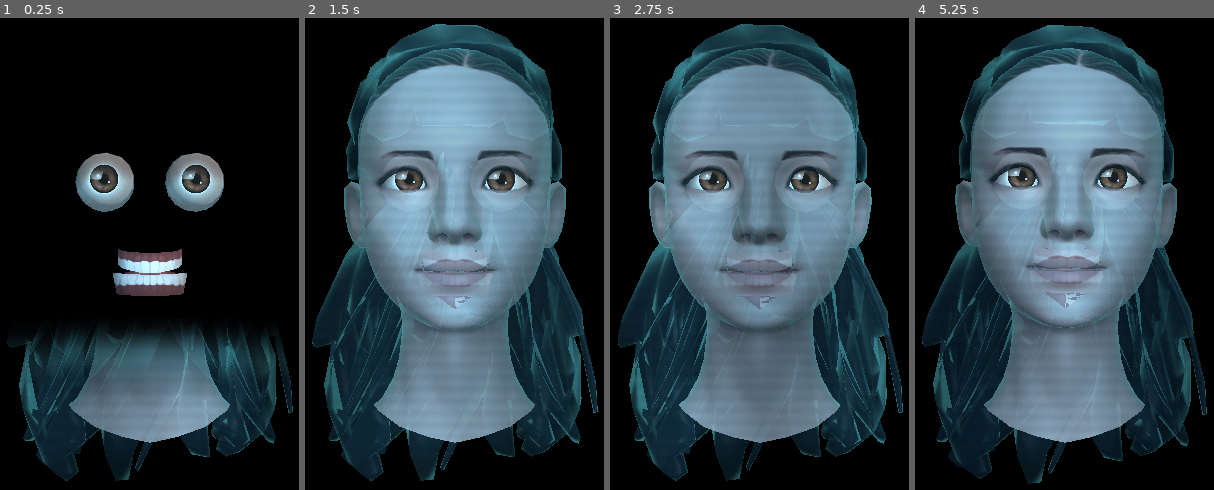
Above: before the commit, frames 1-4 (left to right).
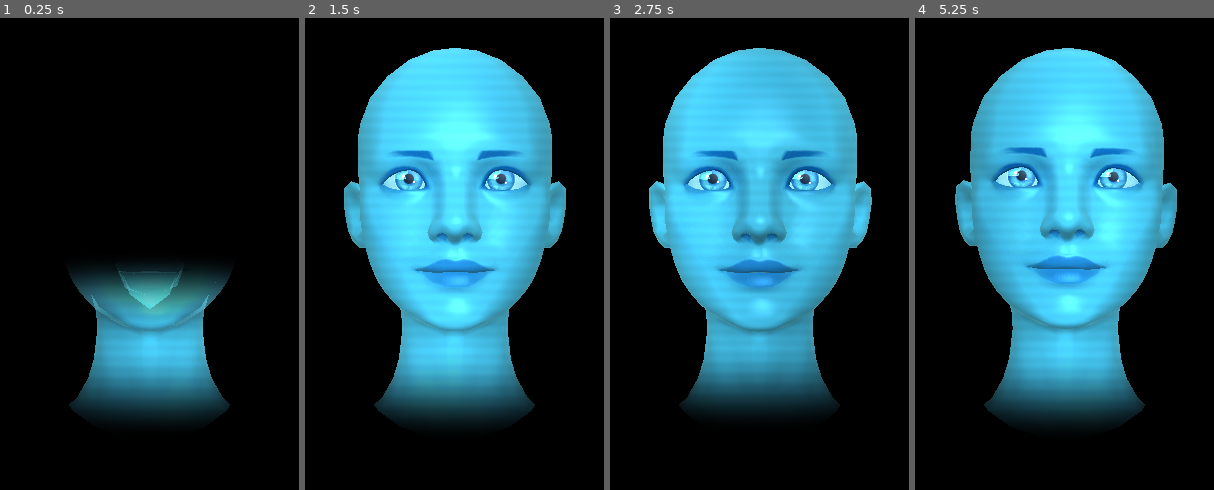
Above: after the commit, the same moments.

Repository: tteuwxsw/gideon
Game: Godot game, scene res://scenes/avatar.tscn
Same seed, same stepped clock (60 frames per second), same inputs: the game is played once before the commit and once after it.
Inputs:
- Up to frame 1 (0.25 s): no input
- Up to frame 2 (1.5 s): tap Enter at 1.25 s
- Up to frame 3 (2.75 s): tap Space at 2 s
- Up to frame 4 (5.25 s): tap Enter at 3.5 s; tap Space at 5 s

The runs differ from the first frame. In frame 1, 31% of the frame differs, in the area x 2-98%, y 28-99%; in frame 2, 66%, in the area x 2-98%, y 1-99%; in frame 3, 66%; in frame 4, 66%.

Commit message:
feat(avatar): visual holografico STAR Labs em 2 passagens sem artefatos de Z-buffer

Diff:
--- a/gideon_avatar/scripts/avatar_controller.gd
+++ b/gideon_avatar/scripts/avatar_controller.gd
@@ -25,11 +25,13 @@
 # Malhas faciais, materiais holográficos e esqueleto anatômico
 var _malhas_faciais: Array[MeshInstance3D] = []
 var _materiais_holograma: Array[ShaderMaterial] = []
+var _malha_cabelo: MeshInstance3D = null
 var _pivo_cabeca: Node3D = null
 var _esqueleto: Skeleton3D = null
 var _ossos_idx: Dictionary = {}
 var _ossos_rest: Dictionary = {}
 var _shader_holograma: Shader = preload("res://shaders/holograma.gdshader")
+var _shader_fade: Shader = preload("res://shaders/holograma_fade.gdshader")
 
 # Governador de desempenho (RX 580 8GB: 60 FPS ativo, 30 FPS em repouso, 10 FPS oculto)
 var _fps_ativo: int = 60
@@ -211,12 +213,16 @@
 
     if no is MeshInstance3D:
         var nome_no = no.name
-        # Oculta óculos, roupa e parte inferior; o busto termina em fade volumétrico no pescoço/ombros
-        if nome_no in ["Wolf3D_Glasses", "Wolf3D_Outfit_Bottom", "Wolf3D_Outfit_Footwear", "Wolf3D_Outfit_Top"]:
+        # Na série The Flash (STAR Labs Time Vault), a Gideon é um busto holográfico feminino
+        # esculpido em luz ciano pura (sem óculos, sem camiseta e sem mechas poligonais sobre a testa).
+        if nome_no in ["Wolf3D_Glasses", "Wolf3D_Body", "Wolf3D_Outfit_Bottom", "Wolf3D_Outfit_Footwear", "Wolf3D_Outfit_Top"]:
+            no.visible = false
+        elif nome_no == "Wolf3D_Hair":
+            _malha_cabelo = no
+            _aplicar_material_holografico(no)
             no.visible = false
         else:
-            if nome_no not in ["EyeLeft", "EyeRight", "Wolf3D_Teeth"]:
-                _aplicar_material_holografico(no)
+            _aplicar_material_holografico(no)
             if no.get_blend_shape_count() > 0:
                 _malhas_faciais.append(no)
 
@@ -228,35 +234,53 @@
     if not malha.mesh:
         return
 
+    var nome_malha = malha.name
     var qtd_superficies = malha.mesh.get_surface_count()
     for i in range(qtd_superficies):
         var mat_orig = malha.mesh.surface_get_material(i)
         var mat_holo = ShaderMaterial.new()
         mat_holo.shader = _shader_holograma
 
-        mat_holo.set_shader_parameter("cor_holograma", Color(0.10, 0.64, 0.96, 0.86))
-        mat_holo.set_shader_parameter("cor_fresnel", Color(0.42, 0.95, 1.0, 1.0))
-        mat_holo.set_shader_parameter("forca_fresnel", 3.2)
-        mat_holo.set_shader_parameter("densidade_scanlines", 340.0)
+        mat_holo.set_shader_parameter("cor_holograma", Color(0.10, 0.68, 0.98, 0.92))
+        mat_holo.set_shader_parameter("cor_fresnel", Color(0.52, 0.96, 1.0, 1.0))
+        mat_holo.set_shader_parameter("forca_fresnel", 2.8)
+        mat_holo.set_shader_parameter("densidade_scanlines", 380.0)
         mat_holo.set_shader_parameter("velocidade_scanlines", 1.1)
-        mat_holo.set_shader_parameter("intensidade_scanlines", 0.045)
-        mat_holo.set_shader_parameter("intensidade_pulso", 0.022)
-        mat_holo.set_shader_parameter("intensidade_particulas", 0.06)
-        mat_holo.set_shader_parameter("intensidade_distorcao", 0.008)
+        mat_holo.set_shader_parameter("intensidade_scanlines", 0.04)
+        mat_holo.set_shader_parameter("intensidade_pulso", 0.02)
+        mat_holo.set_shader_parameter("intensidade_particulas", 0.05)
+        mat_holo.set_shader_parameter("intensidade_distorcao", 0.006)
         mat_holo.set_shader_parameter("opacidade_geral", _opacidade_usuario)
         mat_holo.set_shader_parameter("progresso_materializacao", _progresso_materializacao)
-        mat_holo.set_shader_parameter("corte_pescoco_min", -0.30)
-        mat_holo.set_shader_parameter("corte_pescoco_max", -0.14)
-        mat_holo.set_shader_parameter("topo_cabeca", 0.32)
+        mat_holo.set_shader_parameter("corte_pescoco_min", -0.128)
+        mat_holo.set_shader_parameter("corte_pescoco_max", -0.052)
+        mat_holo.set_shader_parameter("topo_cabeca", 0.22)
+
+        if nome_malha in ["EyeLeft", "EyeRight"]:
+            mat_holo.set_shader_parameter("modo_componente", 1)
+            mat_holo.set_shader_parameter("forca_fresnel", 4.5)
+        elif nome_malha == "Wolf3D_Teeth":
+            mat_holo.set_shader_parameter("modo_componente", 2)
+        else:
+            mat_holo.set_shader_parameter("modo_componente", 0)
 
         if mat_orig is BaseMaterial3D and mat_orig.albedo_texture:
             mat_holo.set_shader_parameter("textura_base", mat_orig.albedo_texture)
-            if malha.name == "Wolf3D_Hair":
-                # Cabelo desenhado ANTES do rosto: a pele (quase opaca) cobre as mechas de trás
-                mat_holo.render_priority = -1
-                mat_holo.set_shader_parameter("preservar_detalhes_rosto", 0.70)
-            else:
-                mat_holo.set_shader_parameter("preservar_detalhes_rosto", 0.74)
+            mat_holo.set_shader_parameter("preservar_detalhes_rosto", 0.82)
+
+        if nome_malha == "Wolf3D_Head":
+            var mat_fade = ShaderMaterial.new()
+            mat_fade.shader = _shader_fade
+            mat_fade.set_shader_parameter("cor_holograma", Color(0.10, 0.68, 0.98, 0.95))
+            mat_fade.set_shader_parameter("cor_fresnel", Color(0.55, 0.96, 1.0, 1.0))
+            mat_fade.set_shader_parameter("forca_fresnel", 2.9)
+            mat_fade.set_shader_parameter("opacidade_geral", _opacidade_usuario)
+            mat_fade.set_shader_parameter("progresso_materializacao", _progresso_materializacao)
+            mat_fade.set_shader_parameter("corte_pescoco_min", -0.128)
+            mat_fade.set_shader_parameter("corte_pescoco_max", -0.052)
+            mat_fade.set_shader_parameter("topo_cabeca", 0.22)
+            mat_holo.next_pass = mat_fade
+            _materiais_holograma.append(mat_fade)
 
         malha.set_surface_override_material(i, mat_holo)
         _materiais_holograma.append(mat_holo)
--- a/gideon_avatar/shaders/holograma.gdshader
+++ b/gideon_avatar/shaders/holograma.gdshader
@@ -1,110 +1,137 @@
 shader_type spatial;
-render_mode blend_mix, depth_prepass_alpha, cull_back, unshaded;
+render_mode depth_draw_always, cull_back, unshaded;
 
-// Textura original realista do modelo 3D (pele, poros, lábios, sobrancelhas, cabelo)
+// Passagem 1 (Hardware Z-Buffer 100% Ativo no Rosto, Crânio e Olhos):
+// Renderiza toda a região sólida do holograma (visibilidade >= 0.99) na fila opaca com
+// Z-buffer de hardware completo, eliminando qualquer vazamento da cavidade bucal ou órbitas
+// e sem nenhum pontilhado (dither). A faixa de transição suave do pescoço é desenhada na Passagem 2.
+
 uniform sampler2D textura_base : source_color, hint_default_white;
 uniform float preservar_detalhes_rosto : hint_range(0.0, 1.0) = 0.82;
+// 0 = Cabeça/Pele Holográfica (The Flash Time Vault), 1 = Olhos Luminosos, 2 = Dentes
+uniform int modo_componente : hint_range(0, 2) = 0;
 
-// Paleta STAR Labs / Time Vault (tons suaves de azul e ciano sem esconder o rosto)
-uniform vec4 cor_holograma : source_color = vec4(0.10, 0.64, 0.96, 0.86);
-uniform vec4 cor_fresnel : source_color = vec4(0.42, 0.95, 1.0, 1.0);
-uniform float forca_fresnel : hint_range(0.5, 8.0) = 3.2;
+uniform vec4 cor_holograma : source_color = vec4(0.10, 0.68, 0.98, 0.95);
+uniform vec4 cor_fresnel : source_color = vec4(0.55, 0.96, 1.0, 1.0);
+uniform float forca_fresnel : hint_range(0.5, 8.0) = 2.9;
 
-// Linhas de varredura (scanlines) muito sutis de alta definição
-uniform float densidade_scanlines : hint_range(50.0, 800.0) = 340.0;
+uniform float densidade_scanlines : hint_range(50.0, 800.0) = 380.0;
 uniform float velocidade_scanlines : hint_range(0.1, 10.0) = 1.1;
-uniform float intensidade_scanlines : hint_range(0.0, 0.5) = 0.045;
+uniform float intensidade_scanlines : hint_range(0.0, 0.5) = 0.042;
 
-// Pulso de energia vital e feixe volumétrico
-uniform float velocidade_pulso : hint_range(0.0, 5.0) = 1.1;
+uniform float velocidade_pulso : hint_range(0.0, 5.0) = 1.15;
 uniform float intensidade_pulso : hint_range(0.0, 0.3) = 0.022;
-uniform float intensidade_particulas : hint_range(0.0, 0.5) = 0.06;
-uniform float intensidade_distorcao : hint_range(0.0, 0.2) = 0.008;
+uniform float intensidade_particulas : hint_range(0.0, 0.5) = 0.055;
+uniform float intensidade_distorcao : hint_range(0.0, 0.2) = 0.006;
 
-// Transparência controlada, materialização e dissolução suave no busto/ombros
-uniform float opacidade_geral : hint_range(0.0, 1.0) = 0.84;
+uniform float opacidade_geral : hint_range(0.0, 1.0) = 0.96;
 uniform float progresso_materializacao : hint_range(0.0, 1.0) = 1.0;
-// Limites em espaço de mundo (o rosto fica em torno de y=0; o topo da cabeça em ~+0.2)
-uniform float corte_pescoco_min : hint_range(-1.0, 1.0) = -0.30;
-uniform float corte_pescoco_max : hint_range(-1.0, 1.0) = -0.14;
-uniform float topo_cabeca : hint_range(-1.0, 1.0) = 0.32;
+uniform float corte_pescoco_min : hint_range(-1.0, 1.0) = -0.128;
+uniform float corte_pescoco_max : hint_range(-1.0, 1.0) = -0.052;
+uniform float topo_cabeca : hint_range(-1.0, 1.0) = 0.22;
 
 varying float v_altura_local;
 varying vec3 v_pos_local;
 
 float hash21(vec2 p) {
-    p = fract(p * vec2(123.34, 456.21));
-    p += dot(p, p + 45.32);
-    return fract(p.x * p.y);
+	p = fract(p * vec2(123.34, 456.21));
+	p += dot(p, p + 45.32);
+	return fract(p.x * p.y);
 }
 
 void vertex() {
-    // Altura em espaço de mundo: independe da escala/offset interno do GLB (Ready Player Me usa nós escalados)
-    v_altura_local = (MODEL_MATRIX * vec4(VERTEX, 1.0)).y;
-    v_pos_local = VERTEX;
+	v_altura_local = (MODEL_MATRIX * vec4(VERTEX, 1.0)).y;
+	v_pos_local = VERTEX;
 
-    // Micro-distorção eletrônica ocasional e extremamente sutil
-    float gatilho_glitch = step(0.992, sin(TIME * 3.7) * cos(TIME * 2.3));
-    float desvio_x = sin(VERTEX.y * 45.0 + TIME * 24.0) * intensidade_distorcao * gatilho_glitch * 0.015;
-    VERTEX.x += desvio_x;
+	float gatilho_glitch = step(0.994, sin(TIME * 3.7) * cos(TIME * 2.3));
+	float desvio_x = sin(VERTEX.y * 45.0 + TIME * 24.0) * intensidade_distorcao * gatilho_glitch * 0.012;
+	VERTEX.x += desvio_x;
 }
 
 void fragment() {
-    // 1. Leitura da textura humana realista (pele, contorno labial, sobrancelhas, cílios)
-    vec4 tex = texture(textura_base, UV);
-    float luminancia = dot(tex.rgb, vec3(0.299, 0.587, 0.114));
-    float contraste_facial = smoothstep(0.04, 0.96, luminancia);
+	float limite_mat = mix(corte_pescoco_min - 0.05, topo_cabeca, progresso_materializacao);
+	float fade_busto = smoothstep(corte_pescoco_min, corte_pescoco_max, v_altura_local);
+	float fade_materializacao = 1.0 - smoothstep(limite_mat - 0.05, limite_mat + 0.015, v_altura_local);
+	float visibilidade = fade_busto * fade_materializacao;
 
-    // 2. Iluminação 3D realista de 3 pontos (Key Light + Fill Light + Specular suave na pele/lábios)
-    vec3 dir_key = normalize(vec3(0.22, 0.38, 0.89));
-    vec3 dir_fill = normalize(vec3(-0.45, 0.15, 0.65));
-    float diff_key = clamp(dot(NORMAL, dir_key), 0.0, 1.0);
-    float diff_fill = clamp(dot(NORMAL, dir_fill), 0.0, 1.0) * 0.35;
-    float sombreamento_3d = mix(0.54, 1.18, clamp(diff_key + diff_fill, 0.0, 1.0));
+	// A região de fade suave na base do pescoço (< 0.998) é delegada à Passagem 2 (blend_mix suave)
+	if (visibilidade < 0.998) {
+		discard;
+	}
 
-    // Brilho especular suave para dar vida à pele, nariz, maçãs do rosto e lábios
-    vec3 half_vec = normalize(dir_key + VIEW);
-    float spec = pow(clamp(dot(NORMAL, half_vec), 0.0, 1.0), 28.0) * 0.16;
+	vec4 tex = texture(textura_base, UV);
+	float luminancia = dot(tex.rgb, vec3(0.299, 0.587, 0.114));
 
-    // 3. Efeito Fresnel (bordas levemente iluminadas em ciano)
-    float dot_vn = clamp(dot(VIEW, NORMAL), 0.0, 1.0);
-    float fresnel = pow(1.0 - dot_vn, forca_fresnel);
+	vec3 dir_key = normalize(vec3(0.18, 0.34, 0.92));
+	vec3 dir_fill = normalize(vec3(-0.38, 0.20, 0.78));
+	float diff_key = clamp(dot(NORMAL, dir_key), 0.0, 1.0);
+	float diff_fill = clamp(dot(NORMAL, dir_fill), 0.0, 1.0) * 0.45;
+	float sombreamento_3d = mix(0.54, 1.15, clamp(diff_key + diff_fill, 0.0, 1.0));
 
-    // 4. Linhas de varredura (scanlines) muito sutis
-    float scanline = sin((SCREEN_UV.y * densidade_scanlines) + (TIME * velocidade_scanlines));
-    scanline = mix(1.0 - intensidade_scanlines, 1.0, (scanline + 1.0) * 0.5);
+	vec3 half_vec = normalize(dir_key + VIEW);
+	float spec = pow(clamp(dot(NORMAL, half_vec), 0.0, 1.0), 30.0) * 0.22;
 
-    // 5. Pequenas partículas luminosas ascendentes discretas nas bordas
-    vec2 grade_part = floor(vec2(UV.x * 55.0, (UV.y - TIME * 0.06) * 55.0));
-    float semente_part = hash21(grade_part);
-    float particula = step(0.986, semente_part) * fresnel * intensidade_particulas;
+	float dot_vn = clamp(dot(VIEW, NORMAL), 0.0, 1.0);
+	float fresnel = pow(1.0 - dot_vn, forca_fresnel);
 
-    // 6. Feixe de projeção volumétrica simulada na base dos ombros/pescoço
-    float feixe_vertical = 0.88 + 0.12 * sin(v_pos_local.x * 38.0 + TIME * 1.5);
+	float scanline = sin((SCREEN_UV.y * densidade_scanlines) + (TIME * velocidade_scanlines));
+	scanline = mix(1.0 - intensidade_scanlines, 1.0, (scanline + 1.0) * 0.5);
 
-    // 7. Equilíbrio entre realismo humano e projeção holográfica azul/ciano de The Flash
-    vec3 base_holografica = cor_holograma.rgb * mix(0.42, 1.28, contraste_facial) * sombreamento_3d;
-    vec3 pele_holografica = tex.rgb * vec3(0.76, 0.96, 1.16) * sombreamento_3d + vec3(spec * 0.65, spec * 0.90, spec);
-    vec3 rosto_realista = mix(base_holografica, pele_holografica, preservar_detalhes_rosto);
+	vec3 cor_final;
 
-    float pulso = sin(TIME * velocidade_pulso) * intensidade_pulso;
-    vec3 cor_final = mix(rosto_realista, cor_fresnel.rgb, fresnel * 0.52) * scanline * feixe_vertical;
-    cor_final += cor_fresnel.rgb * (pulso + particula);
+	if (modo_componente == 1) {
+		// OLHOS HOLOGRÁFICOS EXPRESSIVOS (Íris ciano-luminosa detalhada, pupila profunda e reflexo corneano)
+		float dist_centro = distance(UV, vec2(0.5, 0.5));
+		float mascara_iris = 1.0 - smoothstep(0.18, 0.215, dist_centro);
+		float mascara_pupila = 1.0 - smoothstep(0.065, 0.088, dist_centro);
+		float reflexo_cornea = smoothstep(0.58, 0.88, luminancia) * mascara_iris;
 
-    // 8. Dissolução volumétrica no busto e animação de materialização
-    float fade_busto = smoothstep(corte_pescoco_min, corte_pescoco_max, v_altura_local);
-    float limite_mat = mix(corte_pescoco_min - 0.05, topo_cabeca, progresso_materializacao);
-    float fade_materializacao = 1.0 - smoothstep(limite_mat - 0.06, limite_mat + 0.02, v_altura_local);
-    float borda_materializacao = smoothstep(limite_mat - 0.04, limite_mat, v_altura_local) * fade_materializacao;
-    cor_final += cor_fresnel.rgb * borda_materializacao * 0.85;
+		vec3 esclera_holo = mix(vec3(0.18, 0.65, 0.94), vec3(0.62, 0.94, 1.0), clamp(sombreamento_3d * 0.85, 0.0, 1.0));
+		float fibras_iris = clamp((luminancia - 0.08) * 2.6, 0.0, 1.0);
+		vec3 iris_holo = mix(vec3(0.03, 0.36, 0.72), vec3(0.42, 0.96, 1.0), fibras_iris);
+		vec3 pupila_holo = vec3(0.01, 0.07, 0.16);
 
-    float alpha_final = clamp(mix(cor_holograma.a, 0.98, fresnel * 0.6), 0.0, 1.0)
-        * opacidade_geral
-        * fade_busto
-        * fade_materializacao
-        * tex.a;
+		vec3 olho_base = mix(esclera_holo, iris_holo, mascara_iris);
+		olho_base = mix(olho_base, pupila_holo, mascara_pupila * (1.0 - reflexo_cornea));
+		olho_base += vec3(0.88, 0.99, 1.0) * (reflexo_cornea * 0.95 + spec * 1.4);
+		cor_final = olho_base * scanline;
+	} else if (modo_componente == 2) {
+		cor_final = mix(cor_holograma.rgb * 0.50, cor_fresnel.rgb * 0.82, clamp(luminancia, 0.0, 1.0)) * sombreamento_3d;
+	} else {
+		// CABEÇA E BUSTO ESCULPIDO DE LUZ (GIDEON - THE FLASH / STAR LABS TIME VAULT)
+		vec2 uv_rosto = (UV - vec2(0.50, 0.385)) / vec2(0.19, 0.165);
+		float mascara_feicoes = 1.0 - smoothstep(0.68, 0.98, length(uv_rosto));
 
-    ALBEDO = cor_final;
-    EMISSION = cor_final * 0.24 + (cor_fresnel.rgb * fresnel * 0.30);
-    ALPHA = alpha_final;
+		float lum_pele_lisa = 0.72;
+		float lum_efetiva = mix(lum_pele_lisa, luminancia, mascara_feicoes);
+
+		vec2 uv_labios = (UV - vec2(0.50, 0.485)) / vec2(0.085, 0.042);
+		float mascara_labios = 1.0 - smoothstep(0.55, 1.0, length(uv_labios));
+
+		vec3 tom_esculpido = mix(
+			vec3(0.04, 0.34, 0.66),
+			vec3(0.34, 0.87, 1.0),
+			smoothstep(0.12, 0.88, lum_efetiva)
+		);
+		tom_esculpido = mix(tom_esculpido, tom_esculpido * vec3(0.76, 0.88, 1.08), mascara_labios * 0.42);
+
+		vec3 pele_holografica = mix(
+			cor_holograma.rgb * 0.78,
+			tom_esculpido,
+			preservar_detalhes_rosto
+		) * sombreamento_3d + vec3(spec * 0.55, spec * 0.92, spec * 1.15);
+
+		vec2 grade_part = floor(vec2(UV.x * 55.0, (UV.y - TIME * 0.06) * 55.0));
+		float semente_part = hash21(grade_part);
+		float particula = step(0.988, semente_part) * fresnel * intensidade_particulas;
+
+		float feixe_vertical = 0.92 + 0.08 * sin(v_pos_local.x * 36.0 + TIME * 1.4);
+		float pulso = sin(TIME * velocidade_pulso) * intensidade_pulso;
+
+		cor_final = mix(pele_holografica, cor_fresnel.rgb, fresnel * 0.50) * scanline * feixe_vertical;
+		cor_final += cor_fresnel.rgb * (pulso + particula);
+	}
+
+	ALBEDO = cor_final;
+	EMISSION = cor_final * 0.28 + (cor_fresnel.rgb * fresnel * 0.26);
 }
--- /dev/null
+++ b/gideon_avatar/shaders/holograma_fade.gdshader
@@ -0,0 +1,89 @@
+shader_type spatial;
+render_mode blend_mix, cull_back, unshaded;
+
+// Passagem 2 (Transição Alpha 100% Contínua na Base do Pescoço e Materialização):
+// Utiliza exatamente a mesma equação fotométrica da Passagem 1 para que a fronteira
+// entre a região sólida (>= 0.998) e o gradiente de dissolução (< 0.998) seja invisível.
+
+uniform vec4 cor_holograma : source_color = vec4(0.10, 0.68, 0.98, 0.95);
+uniform vec4 cor_fresnel : source_color = vec4(0.55, 0.96, 1.0, 1.0);
+uniform float forca_fresnel : hint_range(0.5, 8.0) = 2.9;
+uniform float preservar_detalhes_rosto : hint_range(0.0, 1.0) = 0.82;
+
+uniform float densidade_scanlines : hint_range(50.0, 800.0) = 380.0;
+uniform float velocidade_scanlines : hint_range(0.1, 10.0) = 1.1;
+uniform float intensidade_scanlines : hint_range(0.0, 0.5) = 0.042;
+uniform float velocidade_pulso : hint_range(0.0, 5.0) = 1.15;
+uniform float intensidade_pulso : hint_range(0.0, 0.3) = 0.022;
+uniform float intensidade_distorcao : hint_range(0.0, 0.2) = 0.006;
+uniform float opacidade_geral : hint_range(0.0, 1.0) = 0.96;
+uniform float progresso_materializacao : hint_range(0.0, 1.0) = 1.0;
+uniform float corte_pescoco_min : hint_range(-1.0, 1.0) = -0.128;
+uniform float corte_pescoco_max : hint_range(-1.0, 1.0) = -0.052;
+uniform float topo_cabeca : hint_range(-1.0, 1.0) = 0.22;
+
+varying float v_altura_local;
+varying vec3 v_pos_local;
+
+void vertex() {
+	v_altura_local = (MODEL_MATRIX * vec4(VERTEX, 1.0)).y;
+	v_pos_local = VERTEX;
+
+	float gatilho_glitch = step(0.994, sin(TIME * 3.7) * cos(TIME * 2.3));
+	float desvio_x = sin(VERTEX.y * 45.0 + TIME * 24.0) * intensidade_distorcao * gatilho_glitch * 0.012;
+	VERTEX.x += desvio_x;
+}
+
+void fragment() {
+	float limite_mat = mix(corte_pescoco_min - 0.05, topo_cabeca, progresso_materializacao);
+	if (v_altura_local < corte_pescoco_min || v_altura_local > limite_mat + 0.02) {
+		discard;
+	}
+
+	float fade_busto = smoothstep(corte_pescoco_min, corte_pescoco_max, v_altura_local);
+	float fade_materializacao = 1.0 - smoothstep(limite_mat - 0.05, limite_mat + 0.015, v_altura_local);
+	float visibilidade = fade_busto * fade_materializacao;
+
+	if (visibilidade >= 0.998) {
+		discard;
+	}
+
+	vec3 dir_key = normalize(vec3(0.18, 0.34, 0.92));
+	vec3 dir_fill = normalize(vec3(-0.38, 0.20, 0.78));
+	float diff_key = clamp(dot(NORMAL, dir_key), 0.0, 1.0);
+	float diff_fill = clamp(dot(NORMAL, dir_fill), 0.0, 1.0) * 0.45;
+	float sombreamento_3d = mix(0.54, 1.15, clamp(diff_key + diff_fill, 0.0, 1.0));
+
+	vec3 half_vec = normalize(dir_key + VIEW);
+	float spec = pow(clamp(dot(NORMAL, half_vec), 0.0, 1.0), 30.0) * 0.22;
+
+	float dot_vn = clamp(dot(VIEW, NORMAL), 0.0, 1.0);
+	float fresnel = pow(1.0 - dot_vn, forca_fresnel);
+
+	float scanline = sin((SCREEN_UV.y * densidade_scanlines) + (TIME * velocidade_scanlines));
+	scanline = mix(1.0 - intensidade_scanlines, 1.0, (scanline + 1.0) * 0.5);
+
+	// Mesma equação exata da pele lisa da Passagem 1 (lum_pele_lisa = 0.72)
+	vec3 tom_esculpido = mix(
+		vec3(0.04, 0.34, 0.66),
+		vec3(0.34, 0.87, 1.0),
+		smoothstep(0.12, 0.88, 0.72)
+	);
+	vec3 pele_holografica = mix(
+		cor_holograma.rgb * 0.78,
+		tom_esculpido,
+		preservar_detalhes_rosto
+	) * sombreamento_3d + vec3(spec * 0.55, spec * 0.92, spec * 1.15);
+
+	float feixe_vertical = 0.92 + 0.08 * sin(v_pos_local.x * 36.0 + TIME * 1.4);
+	float pulso = sin(TIME * velocidade_pulso) * intensidade_pulso;
+	vec3 cor_final = mix(pele_holografica, cor_fresnel.rgb, fresnel * 0.50) * scanline * feixe_vertical;
+	cor_final += cor_fresnel.rgb * pulso;
+
+	float borda_materializacao = smoothstep(limite_mat - 0.035, limite_mat, v_altura_local) * fade_materializacao;
+	cor_final += cor_fresnel.rgb * (borda_materializacao * 0.85);
+
+	ALBEDO = cor_final;
+	EMISSION = cor_final * 0.28 + (cor_fresnel.rgb * fresnel * 0.26);
+	ALPHA = clamp(visibilidade, 0.0, 1.0);
+}
Not shown, changed: PROGRESSO.md
